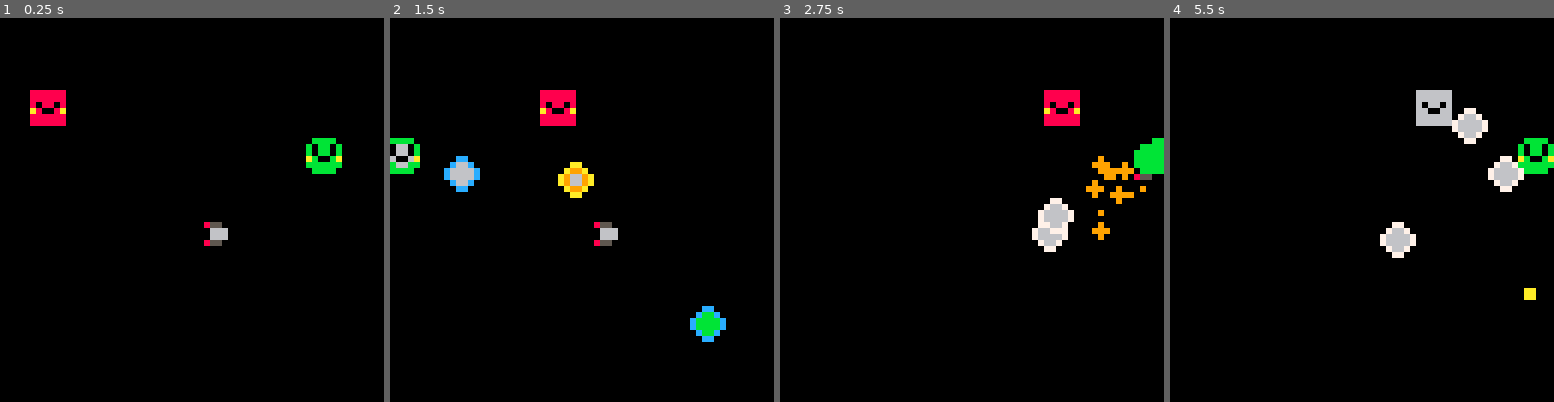
Above: before the commit, frames 1-4 (left to right).
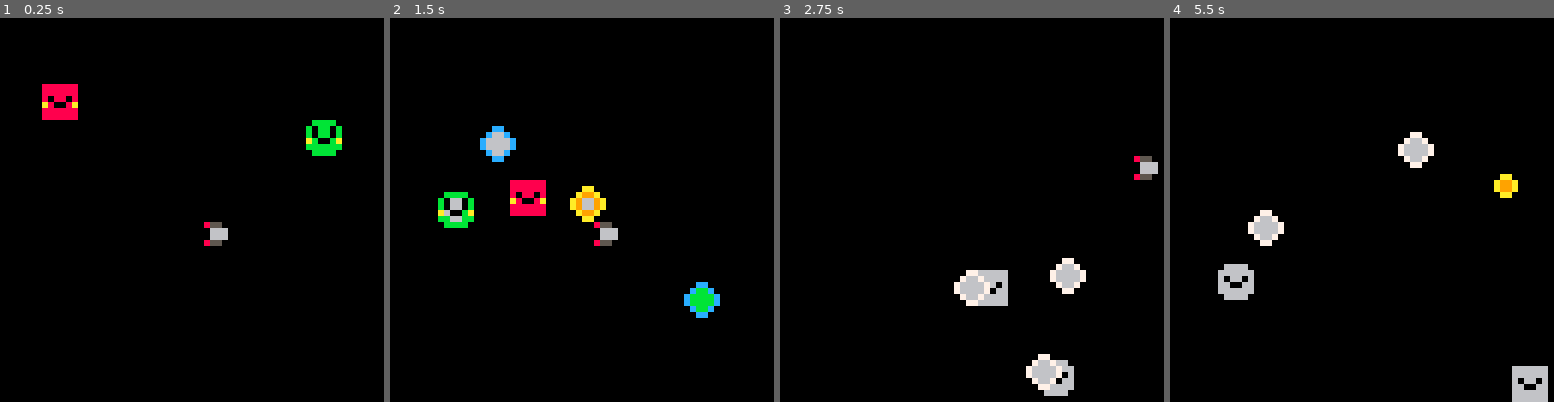
Above: after the commit, the same moments.

Repository: matheusmortatti/LOWREZJAM2020
Game: PICO-8 cartridge template.p8
Two runs of this game, one before a commit and one after it. Both use one fixed random seed, a clock stepped at 60 frames per second and the inputs below.
Inputs:
- Up to frame 1 (0.25 s): no input
- Up to frame 2 (1.5 s): tap X (X key) at 0.33, 1.07 s; tap O (Z key) at 0.7 s
- Up to frame 3 (2.75 s): hold Right 1.6-2.1 s; tap O (Z key) at 1.7, 2.1, 2.5 s; tap X (X key) at 1.85 s; hold Up 2.15-2.42 s; hold Right from 2.47 s (still down)
- Up to frame 4 (5.5 s): tap O (Z key) every 0.4 s from 2.9 to 5.3 s; tap X (X key) at 2.97, 4.08, 5.2 s; release Right at 3.03 s; hold Left 3.08-3.58 s; hold Down 3.63-3.97 s; hold Right 4.02-4.68 s; hold Up 4.73-5.03 s; hold Left from 5.08 s (still down)

The runs differ from the first frame. In frame 1, 1.8% of the frame differs, in the area x 7-90%, y 17-41%; in frame 2, 6.0%, in the area x 0-88%, y 18-85%; in frame 3, 5.8%; in frame 4, 6.0%.

Commit message:
added sinewave movement and point movement

Diff:
--- a/template.p8
+++ b/template.p8
@@ -545,6 +545,10 @@
 ------------------------------------
 -- Utils
 ------------------------------------
+
+function is_close(v1,v2,e)
+  return (v1-v2):len()<e
+end
 
 function sign(val)
   return val<0 and -1 or (val > 0 and 1 or 0)
@@ -1259,6 +1263,38 @@
 end
 
 -------------------------------
+-- movement types
+-------------------------------
+
+function linear_movement(e)
+  if e.pos.x < -8 or e.pos.x > 64
+  or e.pos.y < -8 or e.pos.y > 64 then
+    e.dir *= -1
+  end
+  e.vel = e.dir*e.speed
+end
+
+function sine_movement(e)
+  local am = e.a or 5
+  local sm = sin(e.t*e.aspeed) * am
+  local d = v(-e.dir.y, e.dir.x)
+
+  e.pos += d * sm
+  linear_movement(e)
+end
+
+function point_movement(e)
+  local c=e.cur_point
+  local p=e.points[c]
+
+  if (is_close(e.pos,p,e.speed)) e.cur_point+=1
+  if (e.cur_point>#e.points)e.cur_point=1
+
+  e.dir=v(p.x-e.pos.x,p.y-e.pos.y):norm()
+  e.vel = e.dir*e.speed
+end
+
+-------------------------------
 -- entity: npc
 -------------------------------
 
@@ -1272,6 +1308,7 @@
     sprite=4,
     bullet=bullet,
     vel=v(0,0),
+    dir=v(0,0),
     t=0,
     lastshot=0,
     player=nil,
@@ -1282,32 +1319,25 @@
     tags={"npc"},
     collides_with={"player"},
     health=4,
+    move=linear_movement,
 
     ondestroy=nil
 })
 
 function npc:init()
-  self:become("walking")
-  norm = self.vel:norm()
-  self.vel = norm*self.speed
+  self.dir = self.dir:norm()
 end
 
 -- This update function will always get called
 function npc:update()
-		if self.pos.x < -8 or self.pos.x > 64
-		or self.pos.y < -8 or self.pos.y > 64 then
-			-- todo: improve this (was only for testing)
-			self.vel *= -1
-		end
-end
-
-function npc:walking()
-		if self.t-self.lastshot > self.reloadtime then
+    if self.t-self.lastshot > self.reloadtime then
 			self:shoot()
 			self.lastshot = self.t
 			 + rnd(self.reloadthresh)
 			 --note: with or without random?
 		end
+
+    self.move(self)
 end
 
 function npc:shoot()
@@ -1422,8 +1452,11 @@
 						data=function() return {
 								pos=v(0,rnd(20)),
 								speed=rnd(2),
-								vel=v(1,0),
-                reloadtime=rnd(5) + 25
+								dir=v(0.5,0.5),
+                reloadtime=rnd(5) + 25,
+                move=sine_movement,
+                a=1,
+                aspeed=0.05,
 						} end
 				},
 				{
@@ -1431,8 +1464,11 @@
 						data=function() return {
 								pos=v(screen_size,rnd(20)),
 								speed=rnd(2),
-								vel=v(-1,0),
-                reloadtime=rnd(5) + 10
+								dir=v(-1,0),
+                reloadtime=rnd(5) + 10,
+                move=point_movement,
+                points={v(8,8),v(8,56),v(56,56),v(56,8)},
+                cur_point=1
 						} end
 				},
 		},
@@ -1444,7 +1480,7 @@
 						data=function() return {
 								pos=v(0,0),
 								speed=rnd(2),
-								vel=v(1,0),
+								dir=v(1,0),
                 reloadtime=rnd(5) + 25
 						} end
 				},
@@ -1453,7 +1489,7 @@
 						data=function() return {
 								pos=v(screen_size,0),
 								speed=rnd(2),
-								vel=v(-1,0),
+								dir=v(-1,0),
                 reloadtime=rnd(5) + 10
 						} end
 				}
